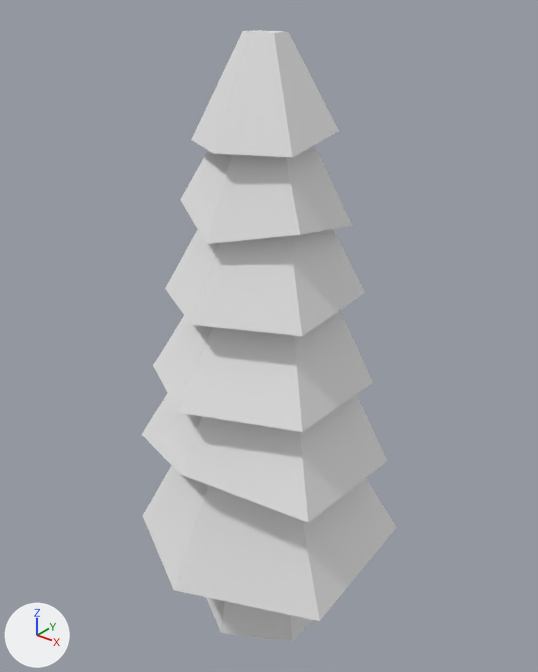
The OBJ model Snowglobe/Assets/Models/Trees/tree_big.obj, before and after one commit.
One viewpoint serves both versions: a 50 mm camera at (4.11, -5.09, 5.68) aimed at (-0.04, 0.11, 2.47). Arrows for +X, +Y and +Z are at lower left; the lights stay in place. Where no turn or scale is listed for an object, it has been applied to the vertices.
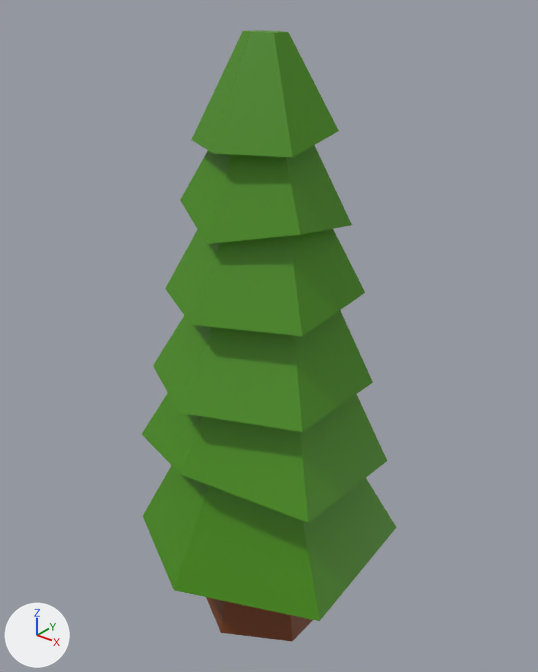
The change in detail:
Material 'Material.001' (mat_material_001) is new.
Its base color is (0.0612, 0.266, 0.0) (green #468d00).
Material 'Material.002' (mat_material_002) is new.
Its base color is (0.189, 0.0479, 0.0108) (brown #783e1b).
me_cylinder has 12 vertices, 8 faces and spans x -0.68..0.68, y -0.78..0.78, z -0.78..0.78.
me_cylinder now uses material mat_material_002 (brown #783e1b).
me_cylinder_001 has 24 vertices, 20 faces and spans x -1.23..1.23, y -1.42..1.42, z 0.14..1.74.
me_cylinder_001 now uses material mat_material_001 (green #468d00).
me_cylinder_002 has 24 vertices, 20 faces and spans x -1.13..1.15, y -1.21..1.19, z 1.04..2.71.
me_cylinder_002 now uses material mat_material_001 (green #468d00).
me_cylinder_003 has 24 vertices, 20 faces and spans x -0.97..0.98, y -1.18..1.01, z 2.07..3.35.
me_cylinder_003 now uses material mat_material_001 (green #468d00).
me_cylinder_004 has 24 vertices, 20 faces and spans x -0.83..0.83, y -0.99..0.92, z 2.86..4.03.
me_cylinder_004 now uses material mat_material_001 (green #468d00).
me_cylinder_005 has 24 vertices, 20 faces and spans x -0.69..0.68, y -0.78..0.79, z 3.66..4.76.
me_cylinder_005 now uses material mat_material_001 (green #468d00).
me_cylinder_006 has 24 vertices, 20 faces and spans x -0.56..0.558, y -0.659..0.627, z 4.353..5.272.
me_cylinder_006 now uses material mat_material_001 (green #468d00).

Boxes (x1, y1, x2, y2) around the edits, measured in the pictures (538 x 672 px):
'Cylinder.001', recoloured (grey to green): (143, 465, 396, 621) in both
'Cylinder.003', recoloured (white to green): (153, 310, 373, 432) in both
'Cylinder.002', recoloured (white to green): (142, 393, 387, 523) in both
'Cylinder.004', recoloured (white to green): (165, 229, 365, 336) in both
'Cylinder.006', recoloured (white to green): (191, 30, 339, 157) in both
'Cylinder.005', recoloured (grey to green): (180, 145, 352, 244) in both
'Cylinder', recoloured (grey to brown): (206, 597, 313, 641) in both
